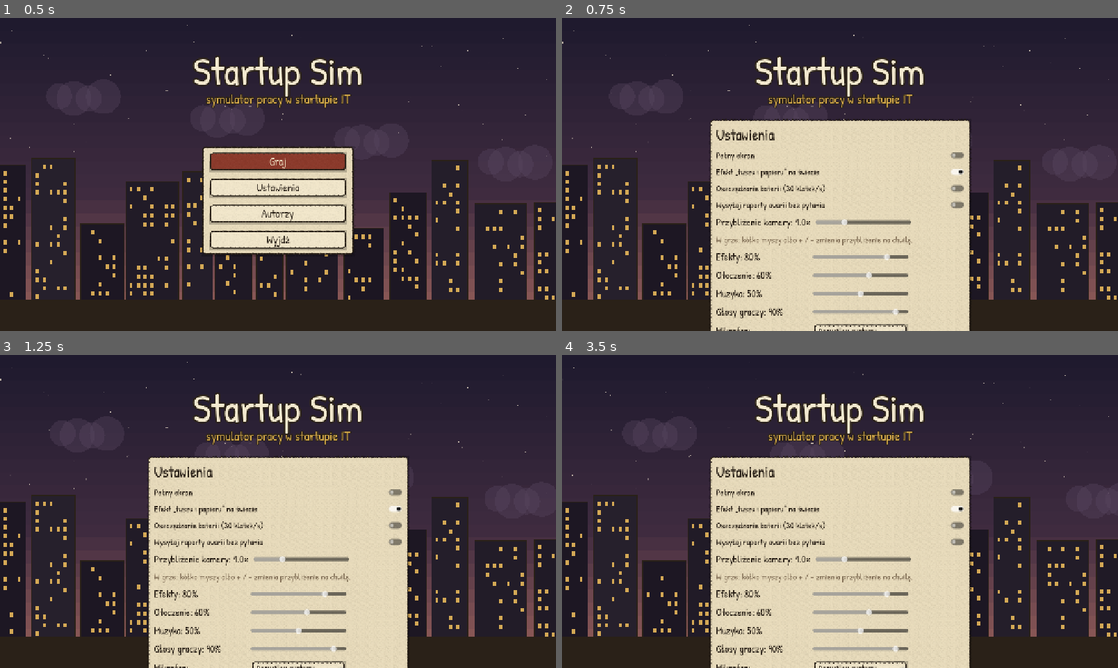
Above: before the commit, frames 1-4 (two rows, left to right).
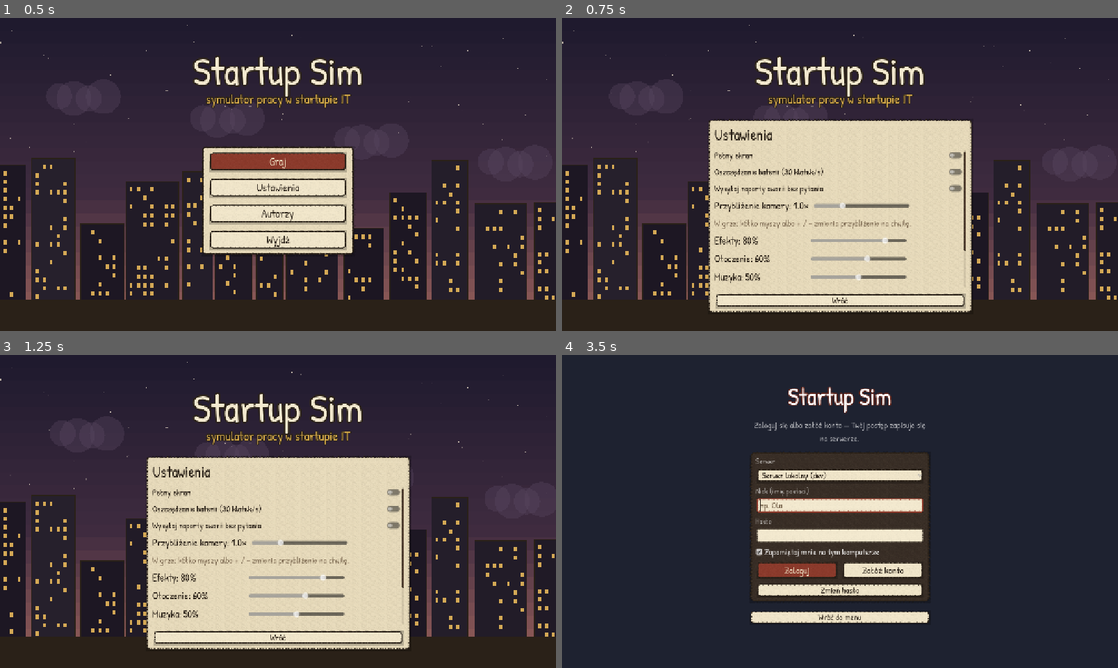
Above: after the commit, the same moments.

Repository: MarSzo/startup-sim
Game: Godot game, scene res://main.tscn
Two runs of this game, one before a commit and one after it. Both use one fixed random seed, a clock stepped at 60 frames per second and the inputs below.
Inputs (mouse positions are in pixels of both pictures, inside the frame that each line leads up to):
- Up to frame 1 (0.5 s): no input
- Up to frame 2 (0.75 s): click "Ustawienia" at 0.5 s
- Up to frame 3 (1.25 s): no input
- Up to frame 4 (3.5 s): click "Pełny ekran" at 1.25 s; click (840, 636) at 2 s, where only the run after the commit has a clickable "Wróć"; click (840, 498) at 2.75 s, where only the run after the commit has a clickable "Graj"

Frame 1 is identical in both runs. In frame 2, 7.9% of the frame differs, in the area x 26-74%, y 32-100%; in frame 3, 7.9%; in frame 4, 40%, in the area x 0-100%, y 4-100%.

Commit message:
Menu startowe: „Wróć” w ustawieniach zawsze widoczny, efekt tuszu zawsze włączony, Autorzy bez Claude (#14)

Diff:
--- a/client/game/game.gd
+++ b/client/game/game.gd
@@ -315,7 +315,7 @@
 	mat.shader = load("res://game/mood.gdshader")
 	mood.material = mat
 	Settings.load_once()
-	mood.visible = Settings.mood and not args.has("no-mood")
+	mood.visible = not args.has("no-mood")  # the ink and paper: always (off only for dev / perf runs)
 	mood_layer.add_child(mood)
 	alarm_tint.set_anchors_preset(Control.PRESET_FULL_RECT)
 	alarm_tint.color = Color(0.9, 0.05, 0.05, 0.0)
@@ -1027,7 +1027,6 @@
 
 ## Settings changed in the Esc menu.
 func apply_settings() -> void:
-	mood.visible = Settings.mood
 	set_zoom_level(Settings.zoom)
 
 
--- a/client/ui/settings.gd
+++ b/client/ui/settings.gd
@@ -6,7 +6,6 @@
 const UserPaths = preload("res://net/user_paths.gd")
 
 static var fullscreen := false
-static var mood := true
 static var zoom := 1.0
 static var battery := false
 static var crash_reports_always := false
@@ -26,7 +25,6 @@
 	if cfg.load(UserPaths.at("settings.cfg")) != OK:
 		return
 	fullscreen = cfg.get_value("video", "fullscreen", false)
-	mood = cfg.get_value("video", "mood", true)
 	zoom = clampf(float(cfg.get_value("video", "zoom", 1.0)), 0.6, 2.0)
 	battery = bool(cfg.get_value("video", "battery", false))
 	crash_reports_always = bool(cfg.get_value("privacy", "crash_reports_always", false))
@@ -40,7 +38,6 @@
 static func save() -> void:
 	var cfg := ConfigFile.new()
 	cfg.set_value("video", "fullscreen", fullscreen)
-	cfg.set_value("video", "mood", mood)
 	cfg.set_value("video", "zoom", zoom)
 	cfg.set_value("video", "battery", battery)
 	cfg.set_value("privacy", "crash_reports_always", crash_reports_always)
--- a/client/ui/settings_panel.gd
+++ b/client/ui/settings_panel.gd
@@ -1,6 +1,7 @@
-## The settings (title screen and the Esc menu): full screen, the ink
-## effect over the world, battery saving, the camera zoom, sound volumes. Changes apply and
-## save at once.
+## The settings (title screen and the Esc menu): full screen, battery
+## saving, crash reports, the camera zoom, sound volumes, the microphone.
+## Changes apply and save at once. The options scroll when the window is
+## short; "Wróć" stays visible under them.
 extends VBoxContainer
 
 const Ink = preload("res://ui/ink_ui.gd")
@@ -10,19 +11,24 @@
 signal back
 
 var _full := CheckButton.new()
-var _mood := CheckButton.new()
 var _battery := CheckButton.new()
 var _crashes := CheckButton.new()
 var _zoom := HSlider.new()
 var _zoom_label := Label.new()
+var _scroll := ScrollContainer.new()
+var _content := VBoxContainer.new()
 
 
 func _ready() -> void:
 	Settings.load_once()
 	add_theme_constant_override("separation", 10)
 	add_child(Ink.label("Ustawienia", 28, Ink.TEXT_INK))
-	for pair in [[_full, "Pełny ekran"], [_mood, "Efekt „tuszu i papieru” na świecie"],
-			[_battery, "Oszczędzanie baterii (30 klatek/s)"],
+	_scroll.horizontal_scroll_mode = ScrollContainer.SCROLL_MODE_DISABLED
+	add_child(_scroll)
+	_content.add_theme_constant_override("separation", 10)
+	_content.size_flags_horizontal = Control.SIZE_EXPAND_FILL
+	_scroll.add_child(_content)
+	for pair in [[_full, "Pełny ekran"], [_battery, "Oszczędzanie baterii (30 klatek/s)"],
 			[_crashes, "Wysyłaj raporty awarii bez pytania"]]:
 		var cb: CheckButton = pair[0]
 		cb.text = pair[1]
@@ -30,9 +36,8 @@
 		cb.add_theme_font_size_override("font_size", 20)
 		for k in ["font_color", "font_hover_color", "font_pressed_color", "font_focus_color", "font_hover_pressed_color"]:
 			cb.add_theme_color_override(k, Ink.TEXT_INK)
-		add_child(cb)
+		_content.add_child(cb)
 	_full.button_pressed = Settings.fullscreen
-	_mood.button_pressed = Settings.mood
 	_battery.button_pressed = Settings.battery
 	_crashes.button_pressed = Settings.crash_reports_always
 	_crashes.toggled.connect(func(on: bool):
@@ -45,9 +50,6 @@
 	_full.toggled.connect(func(on: bool):
 		Settings.fullscreen = on
 		Settings.apply_window()
-		_save())
-	_mood.toggled.connect(func(on: bool):
-		Settings.mood = on
 		_save())
 	var zr := HBoxContainer.new()
 	zr.add_theme_constant_override("separation", 12)
@@ -65,9 +67,9 @@
 		_update_zoom_label()
 		_save())
 	zr.add_child(_zoom)
-	add_child(zr)
+	_content.add_child(zr)
 	_update_zoom_label()
-	add_child(Ink.label("W grze: kółko myszy albo + / - zmienia przybliżenie na chwilę.", 16, Ink.TEXT_MUTED))
+	_content.add_child(Ink.label("W grze: kółko myszy albo + / - zmienia przybliżenie na chwilę.", 16, Ink.TEXT_MUTED))
 	_volume("Efekty", Settings.vol_sfx, func(v: float): Settings.vol_sfx = v)
 	_volume("Otoczenie", Settings.vol_ambient, func(v: float): Settings.vol_ambient = v)
 	_volume("Muzyka", Settings.vol_music, func(v: float): Settings.vol_music = v)
@@ -90,11 +92,28 @@
 		Settings.apply_audio()
 		_save())
 	mr.add_child(mic)
-	add_child(mr)
-	add_child(Ink.label("Czat głosowy: trzymaj V — mówisz do pomieszczenia, B — szept do osoby obok.", 16, Ink.TEXT_MUTED))
+	_content.add_child(mr)
+	_content.add_child(Ink.label("Czat głosowy: trzymaj V — mówisz do pomieszczenia, B — szept do osoby obok.", 16, Ink.TEXT_MUTED))
 	var b := Ink.button("Wróć")
 	b.pressed.connect(func(): back.emit())
 	add_child(b)
+	get_viewport().size_changed.connect(_fit_height)
+	visibility_changed.connect(_fit_height)
+	_fit_height.call_deferred()
+
+
+## The options as tall as they are - or as fits the window (then they
+## scroll); the title above and "Wróć" below always show.
+func _fit_height() -> void:
+	var want := _content.get_combined_minimum_size()
+	var room := get_viewport_rect().size.y - FIXED_HEIGHT
+	_scroll.custom_minimum_size = Vector2(want.x, clampf(want.y, 120.0, maxf(room, 120.0)))
+	reset_size()
+
+
+## Height around the options: the title screen's logo, the card's margins,
+## "Ustawienia" and "Wróć".
+const FIXED_HEIGHT := 400.0
 
 
 ## A volume slider row (0..100 %).
@@ -119,7 +138,7 @@
 		Settings.apply_audio()
 		_save())
 	row.add_child(s)
-	add_child(row)
+	_content.add_child(row)
 
 
 func _update_zoom_label() -> void:
--- a/client/ui/title_screen.gd
+++ b/client/ui/title_screen.gd
@@ -84,7 +84,6 @@
 	_credits.add_child(Ink.label("Autorzy", 28, Ink.TEXT_INK))
 	for line in ["Startup Sim — prototyp gry o pracy w startupie IT.", "Serwer: Rust · klient: Godot 4 · własny protokół UDP.",
 			"Czcionka: Patrick Hand (Patrick Wagesreiter), licencja SIL OFL.", "Grafika i kod narysowane w kodzie — bez gotowych assetów.",
-			"Kod pisany z pomocą Claude (Anthropic).",
 			"Kod źródłowy (licencja AGPL-3.0): github.com/mateuszpalak/startup-sim"]:
 		var l := Ink.label(line, 18, Ink.TEXT_INK, true)
 		l.custom_minimum_size = Vector2(520, 0)
Not shown, changed: README.md
Not shown, changed: docs/GDD.md
